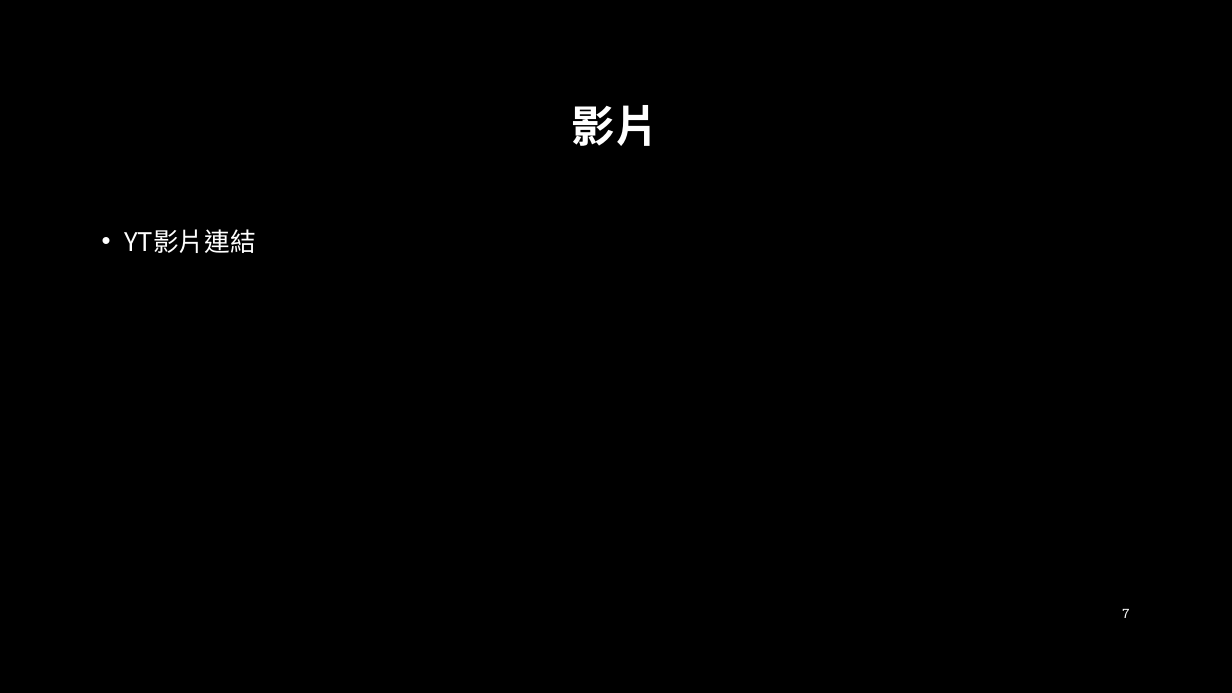
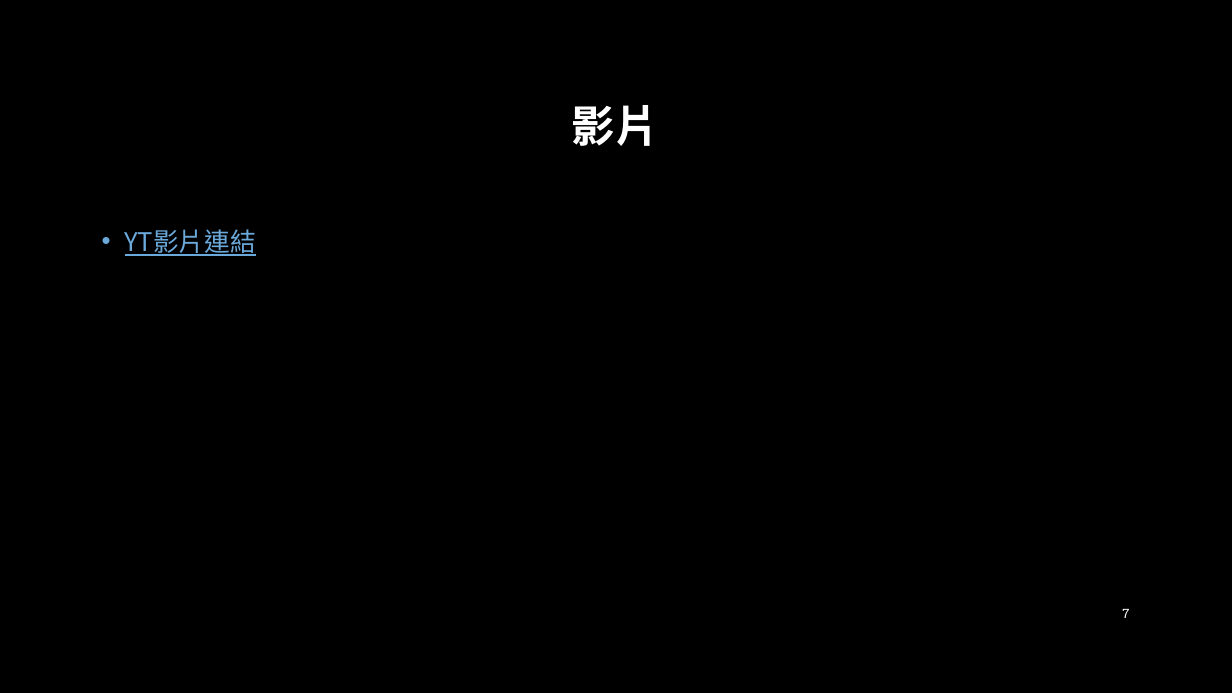
Before and after one commit to c108112168/111-1FPGA, a slide deck: slide 7 of pingpong_data_transport/PPT/FPGA實習期末報告.pptx. Drawn at 1232x693 pixels with LibreOffice and Linux fonts; fonts in the diff are those of the drawing; background and template pictures are left out. Boxes give left, top, right and bottom in pixels: in the first picture for what was removed or moved away, otherwise in the second. Text is boxed around its words. In the diff, an @@ line names an element or a change of style, - is before the commit and + after.

```diff
--- a/pingpong_data_transport/PPT/FPGA實習期末報告.pptx
+++ b/pingpong_data_transport/PPT/FPGA實習期末報告.pptx
@@ text "YT影片連結" at (125, 229, 256, 256): text colour #FFFFFF to #6BA9DA, underline on @@
```
Also in this commit, not shown: 2 other slides changed.
